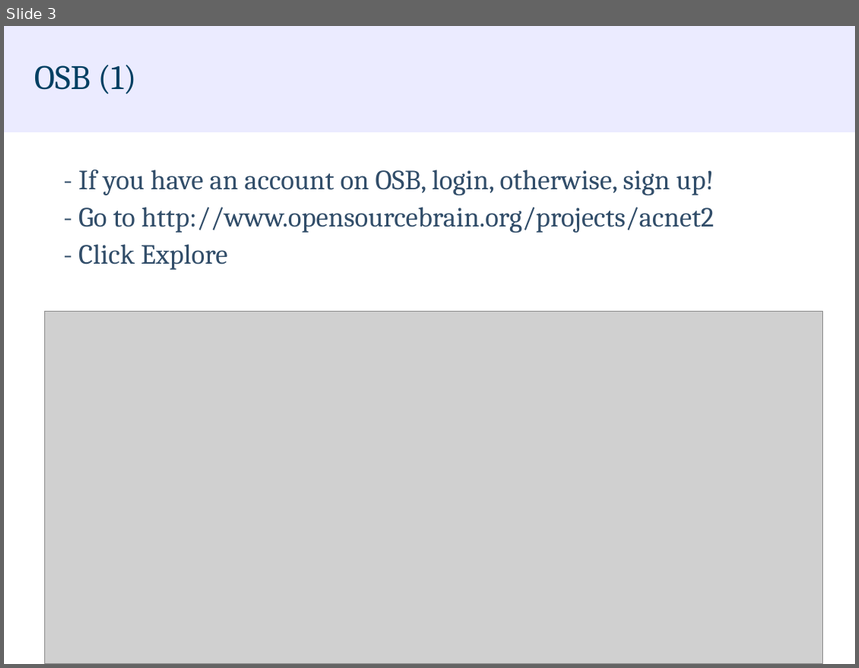
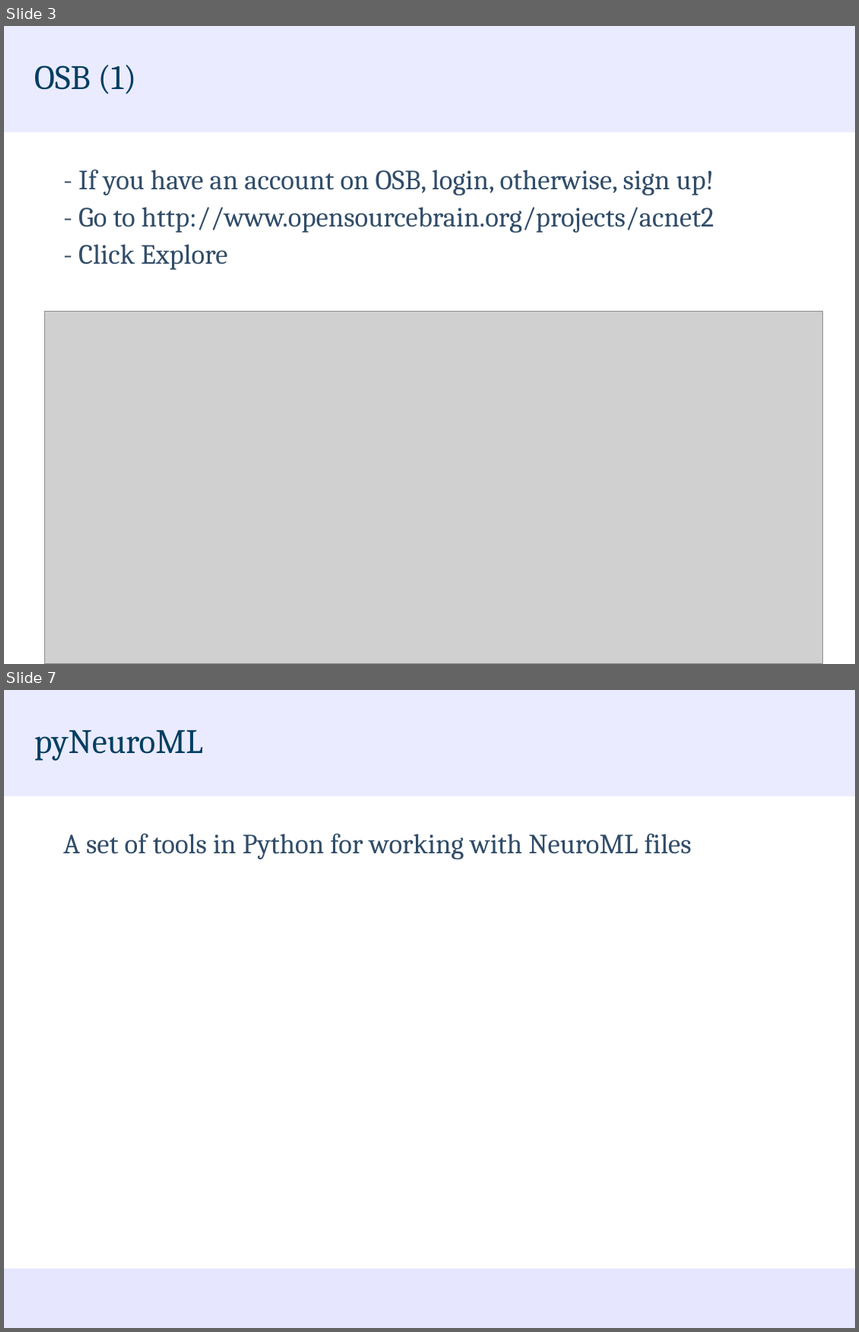
Before and after one commit to NeuroML/Presentations, a slide deck: NeuroML2_LEMS_OSB_HandsOn.odp. Shown one above the other, each under a label of ours: slide 3 before the commit, slides 3 and 7 after it; the slides between them are not shown. The pictures are 859x668 and 859x1332 pixels, drawn with LibreOffice and Linux fonts; fonts in the diff are those of the drawing; grey boxes stand for pictures; background and template pictures are left out. Boxes give left, top, right and bottom in pixels: in the first picture for what was removed or moved away, otherwise in the second. Text is boxed around its words. In the diff, an @@ line names an element or a change of style, - is before the commit and + after.

```diff
--- a/NeuroML2_LEMS_OSB_HandsOn.odp
+++ b/NeuroML2_LEMS_OSB_HandsOn.odp
@@ slide 7 added at [4, 690, 855, 1328], background #FFFFFF; not listed: 2 template elements that a slide beside it also shows @@
@@ title added at [34, 730, 203, 761], 32 pt, text #023F62 @@
+pyNeuroML
@@ text added at [63, 834, 692, 859], 26 pt, text #314D69 @@
+A set of tools in Python for working with NeuroML files
```
Also in this commit, not shown: 2 slides changed, 2 other slides added.
